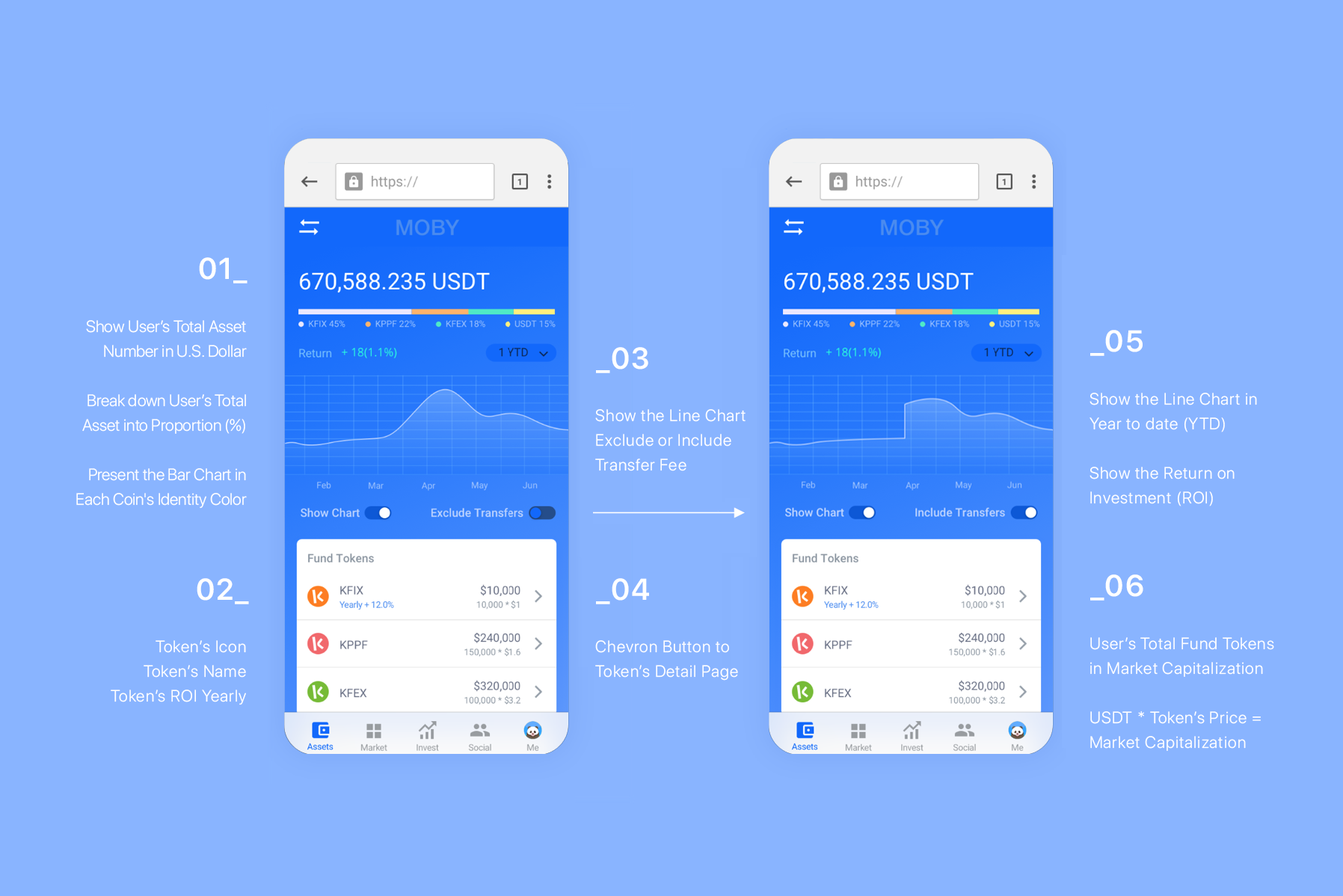
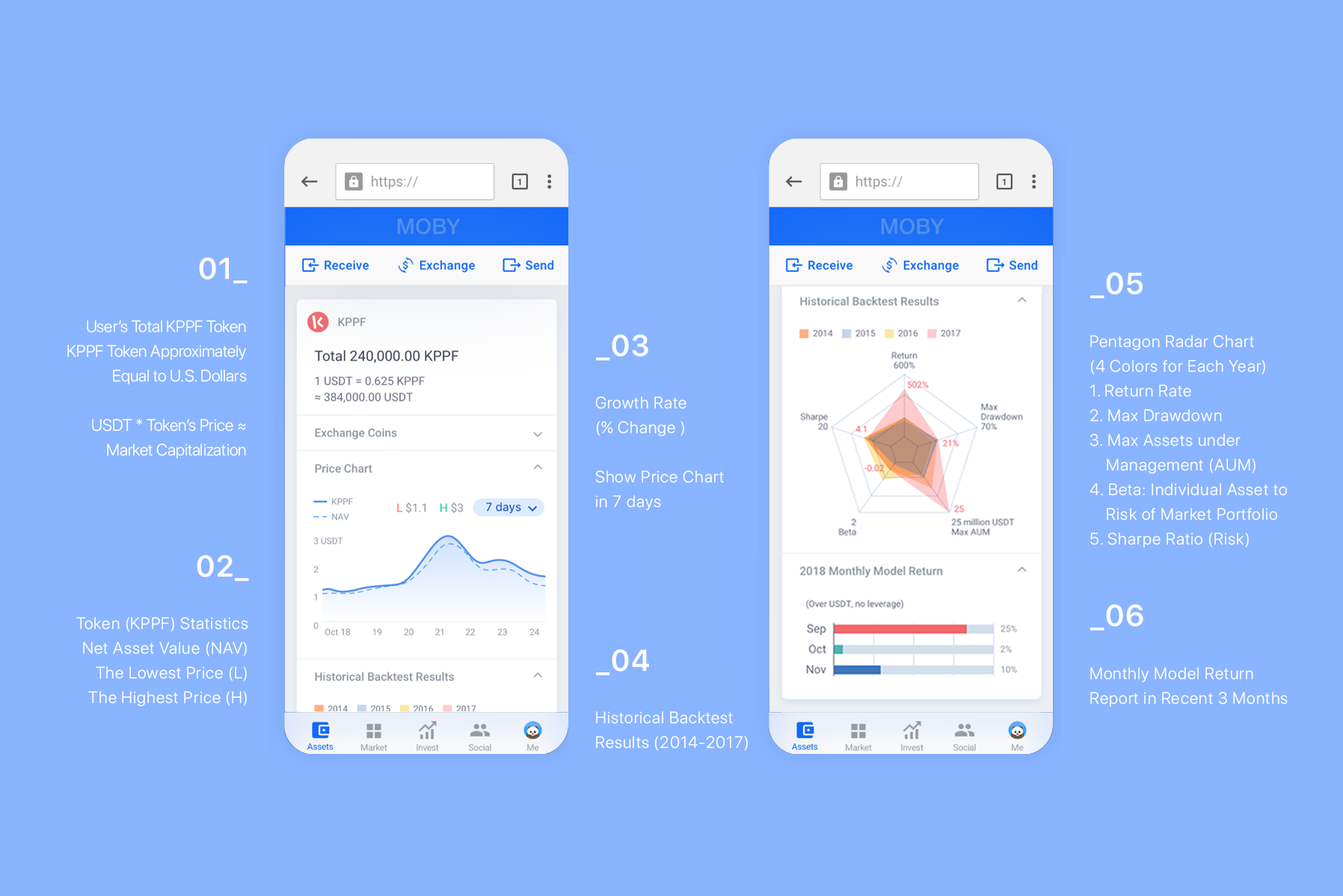
Comparing the layer stacks of the two 1343px x 896px images. Changes:
added group "token" with 20 layers above "assets" over (x1=67, y1=153, x2=1288, y2=753)
added group "06" (1st of 2, in "token") with 2 layers in group "token" over (x1=1090, y1=604, x2=1288, y2=707)
added group "05" (1st of 2, in "token") with 2 layers in group "token" over (x1=1089, y1=272, x2=1288, y2=548)
added layer "Pentagon Radar Chart (4 Colors for Each Year) 1. Return Rate 2" in group "05" over (x1=1089, y1=335, x2=1288, y2=548)
added group "03" (1st of 2, in "token") with 2 layers in group "token" over (x1=595, y1=334, x2=724, y2=511)
added group "02" (1st of 2, in "token") with 2 layers in group "token" over (x1=76, y1=554, x2=250, y2=707)
added layer "Token (KPPF) Statistics Net Asset Value (NAV) The Lowest Price" in group "02" over (x1=76, y1=616, x2=249, y2=707)
added group "01" (1st of 2, in "token") with 2 layers in group "token" over (x1=67, y1=320, x2=247, y2=459)
added layer "User’s Total KPPF Token KPPF Token Approximately Equal to U.S." in group "01" over (x1=67, y1=320, x2=247, y2=459)
added layer "R" (1st of 2, in "token") in group "token" over (x1=721, y1=207, x2=1053, y2=751)
added layer "L" (1st of 2, in "token") in group "token" over (x1=284, y1=153, x2=635, y2=753)
moved "User’s Total Fund Tokens in Market Capitalization USDT * Token" into group "06" over (x1=1090, y1=637, x2=1275, y2=751)
moved "Show the Line Chart in Year to date (YTD) Show the Return on I" into group "05" over (x1=1089, y1=392, x2=1258, y2=507)
moved "Show User’s Total Asset Number in U.S. Dollar Break down User’" into group "01" over (x1=76, y1=320, x2=247, y2=509)
renamed "Layer 8" to "R", moved it into group "assets" over (x1=721, y1=207, x2=1053, y2=751)
renamed "Layer 6" to "L", moved it into group "assets" over (x1=284, y1=153, x2=635, y2=753)
…and 18 more changes (9 added, 1 painted, 2 renamed, 9 stack)
